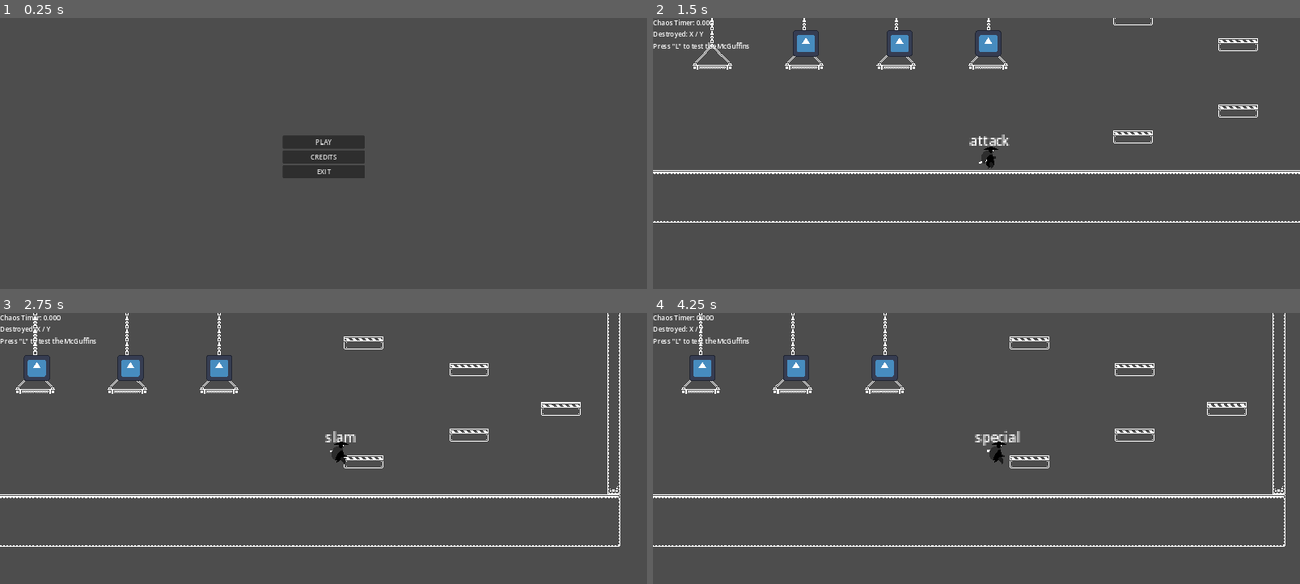
Above: before the commit, frames 1-4 (two rows, left to right).
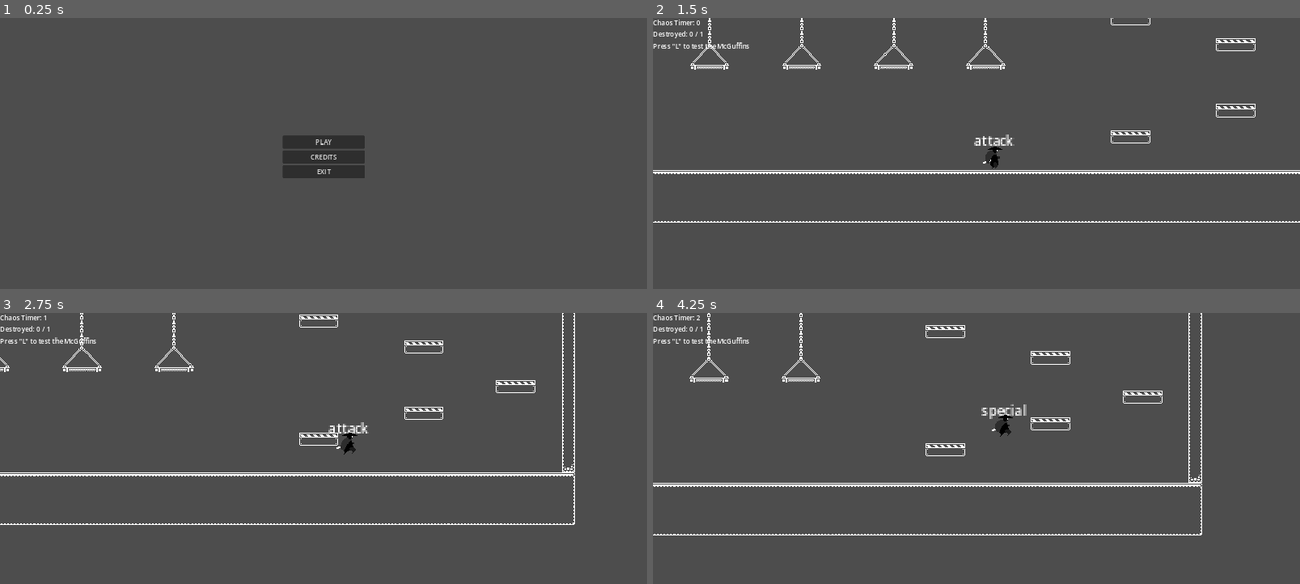
Above: after the commit, the same moments.

Repository: Bhaygon/nextindie_jam_01
Game: Godot game, scene res://scenes/main.tscn
The game is run twice, just before and just after one commit, with the same random seed, the same clock (stepped at 60 frames per second) and the same inputs. The engine's default icon, where the game draws it, is replaced by a stand-in: a white triangle on a blue panel in a dark square.
Inputs (mouse positions are in pixels of both pictures, inside the frame that each line leads up to):
- Up to frame 1 (0.25 s): no input
- Up to frame 2 (1.5 s): click "PLAY" at 0.5 s; tap L at 1.25 s; move the mouse to (1118, 142) at 1.27 s; hold D (right) from 1.28 s (still down); click (1118, 142) at 1.35 s
- Up to frame 3 (2.75 s): keep holding D (right); tap Space (jump) at 1.52, 1.82, 2.27, 2.57 s; tap Ctrl (slam) at 1.55, 2.1 s; tap L at 2 s; move the mouse to (194, 464) at 2.02 s; tap Alt (slide) at 2.3 s
- Up to frame 4 (4.25 s): tap L at 2.75, 3.5 s; move the mouse to (1041, 391) at 2.77 s; release D (right) at 2.78 s; hold A (left) 2.78-3.53 s; tap Alt (slide) at 2.85 s; right-click (1041, 391) at 3.05 s; move the mouse to (944, 508) at 3.52 s; hold D (right) from 3.53 s (still down); right-click (944, 508) at 3.6 s; tap Space (jump) at 3.77, 3.8, 4.07 s

The runs differ from the first frame. In frame 2, 2.0% of the frame differs, in the area x 0-99%, y 0-76%; in frame 3, 6.0%; in frame 4, 6.1%, in the area x 0-98%, y 0-87%.
Error before the commit: Parse Error: Identifier "globalScore" not declared in the current scope. (res://scripts/hud/Score.gd:15)

Commit message:
Add files via upload

Diff:
--- a/levels/base/level_base.tscn
+++ b/levels/base/level_base.tscn
@@ -1366,11 +1366,4 @@
 format = 2
 layer_0/tile_data = PackedInt32Array(131068, 720897, 5, 131069, 720897, 5, 131070, 720897, 5, 131071, 720897, 5, 65536, …(5283 unchanged characters)…
 
-[node name="McGuffin" parent="." instance=ExtResource("2_aelk3")]
-position = Vector2(-198, -138)
-
-[node name="McGuffin2" parent="." instance=ExtResource("2_aelk3")]
-position = Vector2(-84, -138)
-
-[node name="McGuffin3" parent="." instance=ExtResource("2_aelk3")]
-position = Vector2(24, -138)
+[node name="McGuffin" parent="." instance=ExtResource("2_fjmhi")]
--- a/project.godot
+++ b/project.godot
@@ -15,12 +15,21 @@
 config/features=PackedStringArray("4.2", "Forward Plus")
 config/icon="res://icon.svg"
 
+[autoload]
+
+globalScore="*res://scripts/global/globalScore.tscn"
+globalMusic="*res://scripts/global/globalMusic.tscn"
+
 [display]
 
 window/size/viewport_width=1575
 window/size/viewport_height=675
 window/stretch/mode="canvas_items"
 window/stretch/aspect="expand"
+
+[dotnet]
+
+project/assembly_name="nextindie_jam_game"
 
 [input]
 
@@ -38,6 +47,7 @@
 "deadzone": 0.5,
 "events": [Object(InputEventKey,"resource_local_to_scene":false,"resource_name":"","device":-1,"window_id":0,"alt_press …(182 unchanged characters)…
 , Object(InputEventKey,"resource_local_to_scene":false,"resource_name":"","device":-1,"window_id":0,"alt_pressed":false,"shift_pressed":false,"ctrl_pressed":false,"meta_pressed":false,"pressed":false,"keycode":0,"physical_keycode":83,"key_label":0,"unicode":115,"echo":false,"script":null)
+, Object(InputEventKey,"resource_local_to_scene":false,"resource_name":"","device":-1,"window_id":0,"alt_pressed":false,"shift_pressed":false,"ctrl_pressed":false,"meta_pressed":false,"pressed":false,"keycode":0,"physical_keycode":4194325,"key_label":0,"unicode":0,"echo":false,"script":null)
 ]
 }
 jump={
@@ -60,6 +70,16 @@
 "events": [Object(InputEventMouseButton,"resource_local_to_scene":false,"resource_name":"","device":-1,"window_id":0,"a …(258 unchanged characters)…
 ]
 }
+crouch={
+"deadzone": 0.5,
+"events": [Object(InputEventKey,"resource_local_to_scene":false,"resource_name":"","device":-1,"window_id":0,"alt_pressed":false,"shift_pressed":false,"ctrl_pressed":false,"meta_pressed":false,"pressed":false,"keycode":0,"physical_keycode":4194326,"key_label":0,"unicode":0,"echo":false,"script":null)
+]
+}
+testdestroymcguffin={
+"deadzone": 0.5,
+"events": [Object(InputEventKey,"resource_local_to_scene":false,"resource_name":"","device":-1,"window_id":0,"alt_pressed":false,"shift_pressed":false,"ctrl_pressed":false,"meta_pressed":false,"pressed":false,"keycode":0,"physical_keycode":76,"key_label":0,"unicode":108,"echo":false,"script":null)
+]
+}
 
 [layer_names]
 
@@ -76,3 +96,5 @@
 [rendering]
 
 textures/canvas_textures/default_texture_filter=0
+renderer/rendering_method="gl_compatibility"
+environment/defaults/default_clear_color=Color(0.301961, 0.301961, 0.301961, 1)
--- /dev/null
+++ b/scenes/crouch.gd
@@ -0,0 +1,74 @@
+#? Entrada do state: Run, Idle, Slide
+
+extends State
+
+@export var idle_state: State
+@export var run_state: State
+@export var slide_state: State
+@export var jump_state: State
+@export var fall_state: State
+signal label_debug_text
+
+@export var speed_multiplier: float = 0.6
+
+func enter() -> void:
+	label_debug_text.emit("crouch")
+	#print("crouch")
+	parent.crouch_shape.disabled = false
+	parent.standing_shape.disabled = true
+	super()
+
+func leave_crouch(new_state: State):
+	parent.crouch_shape.disabled = true
+	parent.standing_shape.disabled = false
+	label_debug_text.emit("leave crouch")
+	return new_state
+
+func can_leave_crouch() -> bool:
+	if parent.crouch_raycast1.is_colliding():
+		return false
+	if parent.crouch_raycast2.is_colliding():
+		return false
+	if parent.crouch_raycast3.is_colliding():
+		return false
+	return true
+
+func process_physics(delta: float) -> State:
+	# Move
+	var right = Input.is_action_pressed("right")
+	var left = Input.is_action_pressed("left")
+	if right:
+		parent.velocity.x = run_speed * speed_multiplier
+		parent.sprite.flip_h = false
+	if left:
+		parent.velocity.x = -run_speed * speed_multiplier
+		parent.sprite.flip_h = true
+	# Animation
+	if not right and not left:
+		parent.velocity.x = 0
+		parent.animation_player.stop()
+	else:
+		parent.animation_player.play()
+	# Leave crouch
+	if Input.is_action_just_pressed("crouch") and can_leave_crouch():
+		return leave_crouch(idle_state)
+	# Jump
+	if Input.is_action_just_pressed("jump"):
+		parent.jump_buffer_timer.start()
+		if parent.is_on_floor() and can_leave_crouch():
+			return leave_crouch(jump_state)
+	var jump = not parent.jump_buffer_timer.is_stopped()
+	if jump and (parent.is_on_floor() or not parent.coyote_timer.is_stopped()) and can_leave_crouch():
+		parent.jump_buffer_timer.stop()
+		parent.coyote_timer.stop()
+		return leave_crouch(jump_state)
+	parent.velocity.y += gravity * delta
+	parent.move_and_slide()
+	# Slide
+	if Input.is_action_just_pressed("slide"):
+		return leave_crouch(slide_state)
+	# Fall
+	if not parent.is_on_floor() and can_leave_crouch():
+		parent.coyote_timer.start() # Coyote timer only on the start of a fall
+		return leave_crouch(fall_state)
+	return null
--- a/scenes/main.tscn
+++ b/scenes/main.tscn
@@ -1,16 +1,10 @@
-[gd_scene load_steps=5 format=3 uid="uid://c5eiu33650igb"]
+[gd_scene load_steps=3 format=3 uid="uid://c5eiu33650igb"]
 
 [ext_resource type="PackedScene" uid="uid://doktwhf07affl" path="res://scenes/hud.tscn" id="1_22bli"]
 [ext_resource type="PackedScene" uid="uid://r4x7t5u6382f" path="res://scenes/main_menu.tscn" id="1_ns6sc"]
-[ext_resource type="PackedScene" uid="uid://bwinh05r0gl3q" path="res://levels/base/level_base.tscn" id="1_ofd34"]
-[ext_resource type="PackedScene" uid="uid://b4euajxnj6q8s" path="res://scenes/player.tscn" id="2_gjpi6"]
 
 [node name="Main" type="Node"]
 
 [node name="MainMenu" parent="." instance=ExtResource("1_ns6sc")]
 
 [node name="HUD" parent="." instance=ExtResource("1_22bli")]
-
-[node name="LevelBase" parent="." instance=ExtResource("1_ofd34")]
-
-[node name="Player" parent="." instance=ExtResource("2_gjpi6")]
--- a/scenes/player.tscn
+++ b/scenes/player.tscn
@@ -8,6 +8,7 @@
 [ext_resource type="Script" path="res://scripts/player/states/run.gd" id="6_3w4xs"]
 [ext_resource type="Script" path="res://scripts/player/states/jump.gd" id="7_hdwc7"]
 [ext_resource type="Script" path="res://scripts/player/states/fall.gd" id="8_wsu6k"]
+[ext_resource type="Script" path="res://scenes/crouch.gd" id="9_04wpj"]
 [ext_resource type="Script" path="res://scripts/player/states/attack.gd" id="9_iay5n"]
 [ext_resource type="Script" path="res://scripts/player/states/special.gd" id="10_r5pad"]
 [ext_resource type="Script" path="res://scripts/player/states/slide.gd" id="11_t5att"]
@@ -193,6 +194,9 @@
 [sub_resource type="RectangleShape2D" id="RectangleShape2D_plyu4"]
 size = Vector2(10, 25)
 
+[sub_resource type="RectangleShape2D" id="RectangleShape2D_ntrya"]
+size = Vector2(10, 12)
+
 [sub_resource type="Gradient" id="Gradient_2nuyk"]
 offsets = PackedFloat32Array(0, 0.625, 0.962838)
 colors = PackedColorArray(1, 1, 1, 1, 0, 0, 0, 1, 0, 0, 0, 1)
@@ -219,9 +223,15 @@
 }
 autoplay = "idle"
 
-[node name="CollisionShape2D" type="CollisionShape2D" parent="."]
+[node name="StandingShape" type="CollisionShape2D" parent="."]
 position = Vector2(0, 3.5)
 shape = SubResource("RectangleShape2D_plyu4")
+
+[node name="CrouchShape" type="CollisionShape2D" parent="."]
+position = Vector2(0, 10)
+shape = SubResource("RectangleShape2D_ntrya")
+disabled = true
+debug_color = Color(0.901961, 0, 0.764706, 0.419608)
 
 [node name="Camera2D" type="Camera2D" parent="."]
 zoom = Vector2(2, 2)
@@ -235,16 +245,17 @@
 script = ExtResource("4_expbu")
 animation_name = "idle"
 
-[node name="Idle" type="Node" parent="StateMachine" node_paths=PackedStringArray("fall_state", "jump_state", "run_state", "attack_state", "special_state")]
+[node name="Idle" type="Node" parent="StateMachine" node_paths=PackedStringArray("fall_state", "jump_state", "run_state", "attack_state", "special_state", "crouch_state")]
 script = ExtResource("5_x3xf4")
 fall_state = NodePath("../Fall")
 jump_state = NodePath("../Jump")
 run_state = NodePath("../Run")
 attack_state = NodePath("../Attack")
 special_state = NodePath("../Special")
+crouch_state = NodePath("../Crouch")
 animation_name = "idle"
 
-[node name="Run" type="Node" parent="StateMachine" node_paths=PackedStringArray("fall_state", "jump_state", "idle_state", "slide_state", "attack_state", "special_state")]
+[node name="Run" type="Node" parent="StateMachine" node_paths=PackedStringArray("fall_state", "jump_state", "idle_state", "slide_state", "attack_state", "special_state", "crouch_state")]
 script = ExtResource("6_3w4xs")
 fall_state = NodePath("../Fall")
 jump_state = NodePath("../Jump")
@@ -252,6 +263,7 @@
 slide_state = NodePath("../Slide")
 attack_state = NodePath("../Attack")
 special_state = NodePath("../Special")
+crouch_state = NodePath("../Crouch")
 animation_name = "run"
 
 [node name="Jump" type="Node" parent="StateMachine" node_paths=PackedStringArray("fall_state", "idle_state", "run_state", "slam_state", "attack_state", "special_state")]
@@ -262,7 +274,8 @@
 slam_state = NodePath("../Slam")
 attack_state = NodePath("../Attack")
 special_state = NodePath("../Special")
-extra_gravity = 300
+jump_force = -500
+extra_gravity = 1000
 animation_name = "jump"
 
 [node name="Fall" type="Node" parent="StateMachine" node_paths=PackedStringArray("idle_state", "run_state", "jump_state", "slam_state", "attack_state", "special_state")]
@@ -273,8 +286,17 @@
 slam_state = NodePath("../Slam")
 attack_state = NodePath("../Attack")
 special_state = NodePath("../Special")
-extra_gravity = 400
+extra_gravity = 600
 animation_name = "fall"
+
+[node name="Crouch" type="Node" parent="StateMachine" node_paths=PackedStringArray("idle_state", "run_state", "slide_state", "jump_state", "fall_state")]
+script = ExtResource("9_04wpj")
+idle_state = NodePath("../Idle")
+run_state = NodePath("../Run")
+slide_state = NodePath("../Slide")
+jump_state = NodePath("../Jump")
+fall_state = NodePath("../Fall")
+animation_name = "slide"
 
 [node name="Attack" type="Node" parent="StateMachine" node_paths=PackedStringArray("idle_state")]
 script = ExtResource("9_iay5n")
@@ -286,17 +308,17 @@
 idle_state = NodePath("../Idle")
 animation_name = "special"
 
-[node name="Slide" type="Node" parent="StateMachine" node_paths=PackedStringArray("idle_state", "jump_state")]
+[node name="Slide" type="Node" parent="StateMachine" node_paths=PackedStringArray("idle_state", "jump_state", "crouch_state")]
 script = ExtResource("11_t5att")
 idle_state = NodePath("../Idle")
 jump_state = NodePath("../Jump")
+crouch_state = NodePath("../Crouch")
 animation_name = "slide"
 
 [node name="Slam" type="Node" parent="StateMachine" node_paths=PackedStringArray("idle_state")]
 script = ExtResource("12_54n8i")
 idle_state = NodePath("../Idle")
 animation_name = "slam"
-run_speed = 75.0
 
 [node name="JumpBufferTimer" type="Timer" parent="."]
 wait_time = 0.15
@@ -329,6 +351,27 @@
 vertical_alignment = 1
 script = ExtResource("13_mfumy")
 
+[node name="DownDistanceRaycast" type="RayCast2D" parent="."]
+position = Vector2(0, 16)
+target_position = Vector2(0, 100)
+
+[node name="DownRaycast" type="RayCast2D" parent="."]
+position = Vector2(0, 16)
+target_position = Vector2(0, 2)
+
+[node name="CrouchRaycast1" type="RayCast2D" parent="."]
+position = Vector2(-5, 4)
+target_position = Vector2(0, -14)
+
+[node name="CrouchRaycast2" type="RayCast2D" parent="."]
+position = Vector2(0, 4)
+target_position = Vector2(0, -14)
+
+[node name="CrouchRaycast3" type="RayCast2D" parent="."]
+position = Vector2(5, 4)
+target_position = Vector2(0, -14)
+
+[connection signal="label_debug_text" from="StateMachine/Crouch" to="StateLabel" method="change_label"]
 [connection signal="label_debug_text" from="StateMachine/Attack" to="StateLabel" method="change_label"]
 [connection signal="label_debug_text" from="StateMachine/Special" to="StateLabel" method="change_label"]
 [connection signal="label_debug_text" from="StateMachine/Slide" to="StateLabel" method="change_label"]
--- /dev/null
+++ b/scripts/global/globalMusic.tscn
@@ -0,0 +1,37 @@
+[gd_scene load_steps=5 format=3 uid="uid://3wnsckwyuvgt"]
+
+[ext_resource type="AudioStream" uid="uid://1envohajvh6d" path="res://assets/ost/Chaos.ogg" id="1_bk6oj"]
+[ext_resource type="AudioStream" uid="uid://q56hm5niwnha" path="res://assets/ost/MenuTheme.ogg" id="2_xl0gk"]
+[ext_resource type="AudioStream" uid="uid://kbc5lmiecaxi" path="res://assets/ost/Stealthy.ogg" id="3_3vf6l"]
+
+[sub_resource type="GDScript" id="GDScript_2lyo5"]
+script/source = "extends Node
+
+# Variables =======================================================================================
+@onready var dnodeMusic = {
+	\"nodeMusicChaos\" : $MusicChaos,
+	\"nodeMusicMenu\" : $MusicMenu,
+	\"nodeMusicStealth\" : $MusicStealth,
+}
+
+
+
+# Music ===========================================================================================
+
+func Start_Music(nodeMusic):
+	for s in dnodeMusic:
+		dnodeMusic[s].stop()
+	nodeMusic.play()
+"
+
+[node name="globalMusic" type="Node"]
+script = SubResource("GDScript_2lyo5")
+
+[node name="MusicChaos" type="AudioStreamPlayer2D" parent="."]
+stream = ExtResource("1_bk6oj")
+
+[node name="MusicMenu" type="AudioStreamPlayer2D" parent="."]
+stream = ExtResource("2_xl0gk")
+
+[node name="MusicStealth" type="AudioStreamPlayer2D" parent="."]
+stream = ExtResource("3_3vf6l")
--- a/scripts/global/globalScore.tscn
+++ b/scripts/global/globalScore.tscn
@@ -42,6 +42,7 @@
 
 
 func Start_Timer() -> void:
+	globalMusic.Start_Music(globalMusic.dnodeMusic.nodeMusicChaos)
 	bChaoTimerEnabled = true
 
 
@@ -50,7 +51,7 @@
 
 func McGuffin_Destroyed(nodeMcGuffin) -> void:
 	# START TIMER IF THIS IS THE FIRST ONE
-	if ! bChaoTimerEnabled: bChaoTimerEnabled = true
+	if ! bChaoTimerEnabled: Start_Timer()
 
 	anodeRemainingMcGuffins.erase(nodeMcGuffin)
 	# CHECK IF ARRAY IS EMPTY IF SO DISPLAY WIN SCREEN
--- a/scripts/mainmenu/MainMenu.gd
+++ b/scripts/mainmenu/MainMenu.gd
@@ -1,13 +1,22 @@
 extends CanvasLayer
 
 # Variables =======================================================================================
+const plLevelTest:= preload("res://levels/base/level_base.tscn")
+const plPlayer:= preload("res://scenes/player.tscn")
+
 @onready var anodeParentChildren: Array = self.get_parent().get_children() # Contains references to the children of Main.
+
+@onready var nodeMain:= self.get_parent()
+
+var nodeLevel = weakref(null)
+var nodePlayer = weakref(null)
 
 
 
 # General =========================================================================================
 
 func _ready() -> void:
+	globalMusic.Start_Music(globalMusic.dnodeMusic.nodeMusicMenu)
 	Show_Menu()
 
 
@@ -17,19 +26,34 @@
 func Show_Menu() -> void:
 	for node in anodeParentChildren:
 		if node == self: node.show()
-		else: node.hide()
+		elif node.has_method("hide"): node.hide()
 
 
 func Hide_Menu() -> void:
 	for node in anodeParentChildren:
 		if node == self: node.hide()
-		else: node.show()
+		elif node.has_method("hide"): node.show()
 
 
 
 # Signals =========================================================================================
 
 func _on_button_play_pressed():
+	# RESETTING TIMER / MUSIC
+	globalScore.Reset_Timer()
+	globalMusic.Start_Music(globalMusic.dnodeMusic.nodeMusicStealth)
+
+	# LOAD LEVEL
+	if nodeLevel.get_ref(): nodeLevel.get_ref().queue_free()
+	nodeLevel = weakref(plLevelTest.instantiate(PackedScene.GEN_EDIT_STATE_INSTANCE) )
+	nodeMain.add_child(nodeLevel.get_ref() )
+
+	# LOAD PLAYER
+	if nodePlayer.get_ref(): nodePlayer.get_ref().queue_free()
+	nodePlayer = weakref(plPlayer.instantiate(PackedScene.GEN_EDIT_STATE_INSTANCE) )
+	nodeMain.add_child(nodePlayer.get_ref() )
+
+	# HIDE MENU
 	Hide_Menu()
 
 
--- a/scripts/player/player.gd
+++ b/scripts/player/player.gd
@@ -7,6 +7,15 @@
 @onready var coyote_timer = $CoyoteTimer
 @onready var jump_buffer_timer = $JumpBufferTimer
 @onready var sprite = $Sprite2D
+@onready var crouch_shape = $CrouchShape
+@onready var standing_shape = $StandingShape
+
+# Raycasts
+@onready var crouch_raycast1 = $CrouchRaycast1
+@onready var crouch_raycast2 = $CrouchRaycast2
+@onready var crouch_raycast3 = $CrouchRaycast3
+@onready var down_raycast = $DownRaycast
+@onready var down_distance_raycast = $DownDistanceRaycast
 
 func _ready() -> void:
 	state_machine.init(self)
--- a/scripts/player/states/attack.gd
+++ b/scripts/player/states/attack.gd
@@ -12,6 +12,7 @@
 @export var idle_state: State
 
 func enter() -> void:
+	#print("attack")
 	parent.velocity.x = 0
 	parent.velocity.y = 0
 	label_debug_text.emit("attack")
--- a/scripts/player/states/fall.gd
+++ b/scripts/player/states/fall.gd
@@ -11,11 +11,12 @@
 @export var extra_gravity = 300
 
 func enter() -> void:
+    #print("fall")
     super()
 
 func process_physics(delta: float) -> State:
     #todo Slam
-    if Input.is_action_just_pressed("slam"):
+    if Input.is_action_just_pressed("slam") and not parent.down_distance_raycast.is_colliding():
         return slam_state
     #todo Attack
     if Input.is_action_just_pressed("attack"):
--- a/scripts/player/states/idle.gd
+++ b/scripts/player/states/idle.gd
@@ -6,12 +6,17 @@
 
 @export var attack_state: State
 @export var special_state: State
+@export var crouch_state: State
 
 func enter() -> void:
+	#print("idle")
 	super()
 	parent.velocity.x = 0
 
 func process_physics(delta: float) -> State:
+	#todo Crouch
+	if Input.is_action_just_pressed("crouch"):
+		return crouch_state
 	#todo Attack
 	if Input.is_action_just_pressed("attack"):
 		return attack_state
--- a/scripts/player/states/jump.gd
+++ b/scripts/player/states/jump.gd
@@ -12,12 +12,13 @@
 @export var extra_gravity = 200
 
 func enter() -> void:
+    #print("jump")
     super()
     parent.velocity.y = jump_force
 
 func process_physics(delta: float) -> State:
     #todo Slam
-    if Input.is_action_just_pressed("slam"): #todo Also see distance from ground before using slam
+    if Input.is_action_just_pressed("slam") and not parent.down_distance_raycast.is_colliding():
         return slam_state
     #todo Attack
     if Input.is_action_just_pressed("attack"):
--- a/scripts/player/states/run.gd
+++ b/scripts/player/states/run.gd
@@ -7,20 +7,22 @@
 @export var slide_state: State
 @export var attack_state: State
 @export var special_state: State
+@export var crouch_state: State
 
 func enter() -> void:
+	#print("run")
 	super()
 
 func process_physics(delta: float) -> State:
-	#todo Slide
-	if Input.is_action_just_pressed("slide"):
-		return slide_state
 	#todo Attack
 	if Input.is_action_just_pressed("attack"):
 		return attack_state
 	#todo Special
 	if Input.is_action_just_pressed("special"):
 		return special_state
+	#todo Crouch
+	if Input.is_action_just_pressed("crouch"):
+		return crouch_state
 	# Move
 	var right = Input.is_action_pressed("right")
 	var left = Input.is_action_pressed("left")
@@ -44,6 +46,9 @@
 		return jump_state
 	parent.velocity.y += gravity * delta
 	parent.move_and_slide()
+	#todo Slide
+	if Input.is_action_just_pressed("slide"):
+		return slide_state
 	# Fall
 	if not parent.is_on_floor():
 		parent.coyote_timer.start() # Coyote timer only on the start of a fall
--- a/scripts/player/states/slam.gd
+++ b/scripts/player/states/slam.gd
@@ -11,10 +11,12 @@
 
 @export var idle_state: State
 @export var slam_force: int = 8000
-@export var slam_gravity: int
+var slam_gravity: int
 
 var landing: bool
 var landed: bool
+
+var tw: Tween
 
 func enter() -> void:
 	label_debug_text.emit("slam")
@@ -26,14 +28,19 @@
 
 func increase_speed():
 	slam_gravity = 0
-	var tw = create_tween().set_parallel().set_trans(Tween.TRANS_QUINT)
+	tw = create_tween().set_parallel().set_trans(Tween.TRANS_QUINT)
 	tw.tween_property(self, "slam_gravity", gravity + slam_force, 0.1)
 
 func land():
 	landing = true
+	slam()
 	parent.animation_player.play("slam_end")
 	await parent.animation_player.animation_finished
 	landed = true
+
+func slam():
+	if parent.down_raycast.is_colliding():
+		print("SLAM RAYCAST COLLISION")
 
 func process_physics(delta: float) -> State:
 	# Move
@@ -53,5 +60,6 @@
 	if (parent.is_on_floor() and not landing):
 		land()
 	if landed:
+		tw.stop()
 		return idle_state
 	return null
--- a/scripts/player/states/slide.gd
+++ b/scripts/player/states/slide.gd
@@ -15,9 +15,15 @@
 
 @export var idle_state: State
 @export var jump_state: State
+@export var crouch_state: State
+
+var tw: Tween
 
 func enter() -> void:
+	#print("slide")
 	label_debug_text.emit("slide")
+	parent.crouch_shape.disabled = false
+	parent.standing_shape.disabled = true
 	# Can never change direction while sliding
 	dir_right = parent.velocity.x > 0
 	increase_speed()
@@ -25,28 +31,52 @@
 	super()
 
 func increase_speed():
-	var tw = create_tween().set_parallel().set_trans(Tween.TRANS_QUAD)
+	tw = create_tween().set_parallel().set_trans(Tween.TRANS_QUAD)
 	tw.tween_property(self, "speed", 0, 0.5)
 
+func leave_slide(new_state: State):
+	parent.crouch_shape.disabled = true
+	parent.standing_shape.disabled = false
+	label_debug_text.emit("leave slide")
+	return new_state
+
+func can_leave_slide() -> bool:
+	if parent.crouch_raycast1.is_colliding():
+		return false
+	if parent.crouch_raycast2.is_colliding():
+		return false
+	if parent.crouch_raycast3.is_colliding():
+		return false
+	return true
+
 func process_physics(delta: float) -> State:
+	#todo Crouch
+	if Input.is_action_just_pressed("crouch") and abs(parent.velocity.x) < run_speed * 2: # Cannot crouch if too fast
+		tw.stop()
+		return leave_slide(crouch_state)
 	# Move
 	if dir_right:
 		parent.velocity.x = speed
 	else:
 		parent.velocity.x = -speed
+	#! Verify if it is possible to get out of the slide state, if not, go to crouch state if speed is too low or do nothing if speed is still enough
 	# Jump
-	if Input.is_action_just_pressed("jump"):
+	if Input.is_action_just_pressed("jump") and can_leave_slide():
 		parent.jump_buffer_timer.start()
 		if parent.is_on_floor():
-			return jump_state
+			return leave_slide(jump_state)
 	var jump = not parent.jump_buffer_timer.is_stopped()
-	if jump and (parent.is_on_floor() or not parent.coyote_timer.is_stopped()):
+	if (jump and (parent.is_on_floor() or not parent.coyote_timer.is_stopped())) and can_leave_slide():
 		parent.jump_buffer_timer.stop()
 		parent.coyote_timer.stop()
-		return jump_state
+		return leave_slide(jump_state)
 	parent.velocity.y += gravity * delta
 	parent.move_and_slide()
 	# Return to when too slow
-	if abs(parent.velocity.x) < min_speed:
-		return idle_state
+	if abs(parent.velocity.x) < min_speed and can_leave_slide():
+		tw.stop()
+		if can_leave_slide():
+			return leave_slide(idle_state)
+		else:
+			leave_slide(crouch_state) # Continue in crouch
 	return null
--- a/scripts/player/states/special.gd
+++ b/scripts/player/states/special.gd
@@ -11,6 +11,7 @@
 @export var idle_state: State
 
 func enter() -> void:
+    #print("special")
     label_debug_text.emit("special")
     super()
 
--- a/scripts/player/states/state.gd
+++ b/scripts/player/states/state.gd
@@ -2,8 +2,10 @@
 extends Node
 
 @export var animation_name: String
-@export var run_speed: float = 150
-@export var gravity: int = 750
+
+var run_speed: float = 200
+var gravity: int = 1600
+var deceleration: float = 400 #todo Value reduced on the speed each second if speed is higher than it should be
 
 ## Hold a reference to the parent so that it can be controlled by the state
 var parent: Player
Not shown, added: assets/ost/Chaos.ogg.import
Not shown, added: assets/ost/MenuTheme.ogg.import
Not shown, added: assets/ost/Stealthy.ogg.import
Not shown, added: export_presets.cfg
Not shown: 1 places in levels/base/level_base.tscn that only renumber resources
Not shown: 1 places in scenes/player.tscn that only renumber resources
Not shown, added: assets/ost/Chaos.ogg
Not shown, added: assets/ost/MenuTheme.ogg
Not shown, added: assets/ost/Stealthy.ogg
